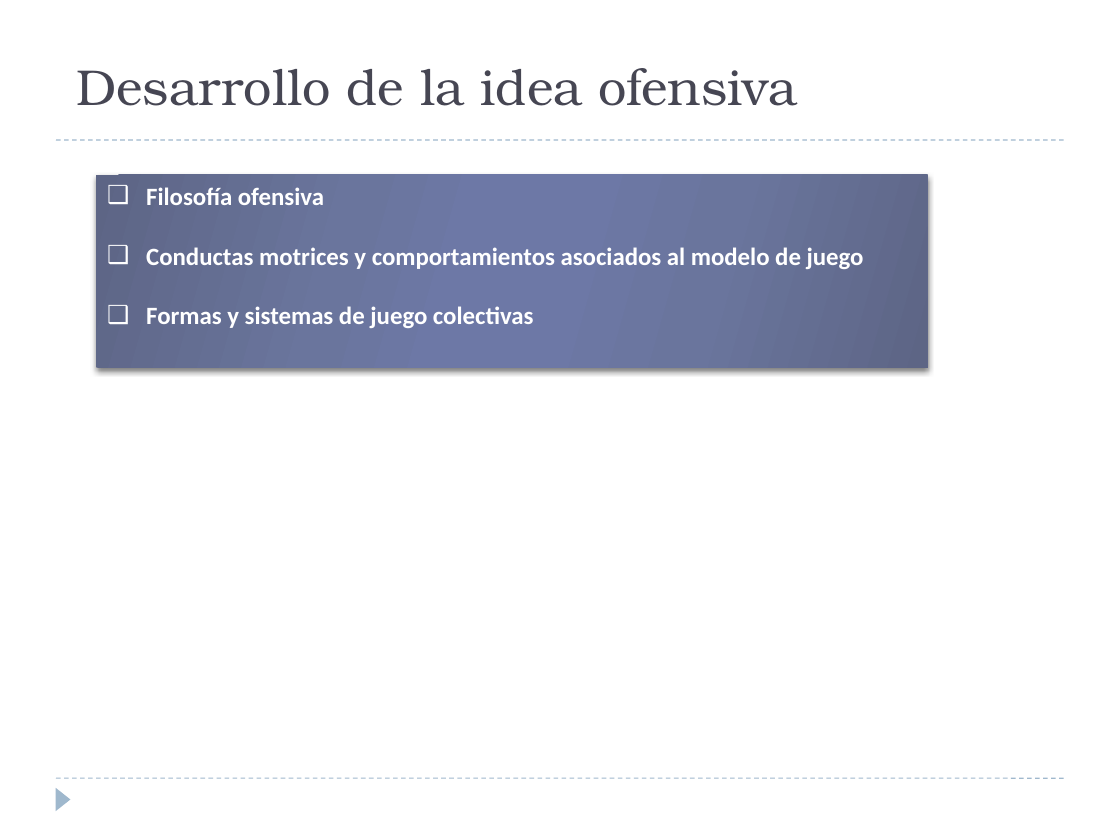
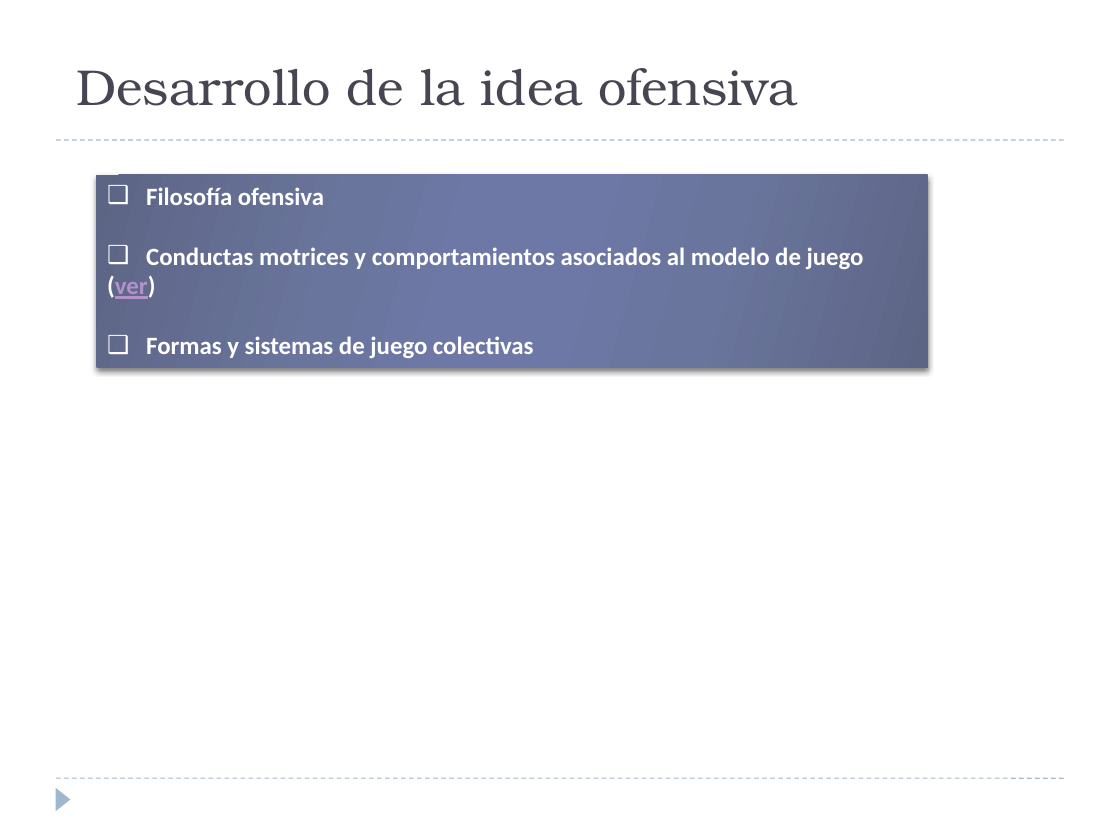
Before and after one commit to jahama/lbh_planificacion_temp_2011-12, a slide deck: slide 6 of ataque/modelo-juego-ofensivo.pptx. Drawn at 1120x840 pixels with LibreOffice and Linux fonts; fonts in the diff are those of the drawing. Boxes give left, top, right and bottom in pixels: in the first picture for what was removed or moved away, otherwise in the second. Text is boxed around its words. In the diff, an @@ line names an element or a change of style, - is before the commit and + after.

```diff
--- a/ataque/modelo-juego-ofensivo.pptx
+++ b/ataque/modelo-juego-ofensivo.pptx
@@ text in rectangle at [107, 247, 864, 299]: text changed @@
-❑ Conductas motrices y comportamientos asociados al modelo de juego
+❑ Conductas motrices y comportamientos asociados al modelo de juego (ver)
```
Also in this commit, not shown: 6 other slides changed, 20 slides added, 2 other files.
